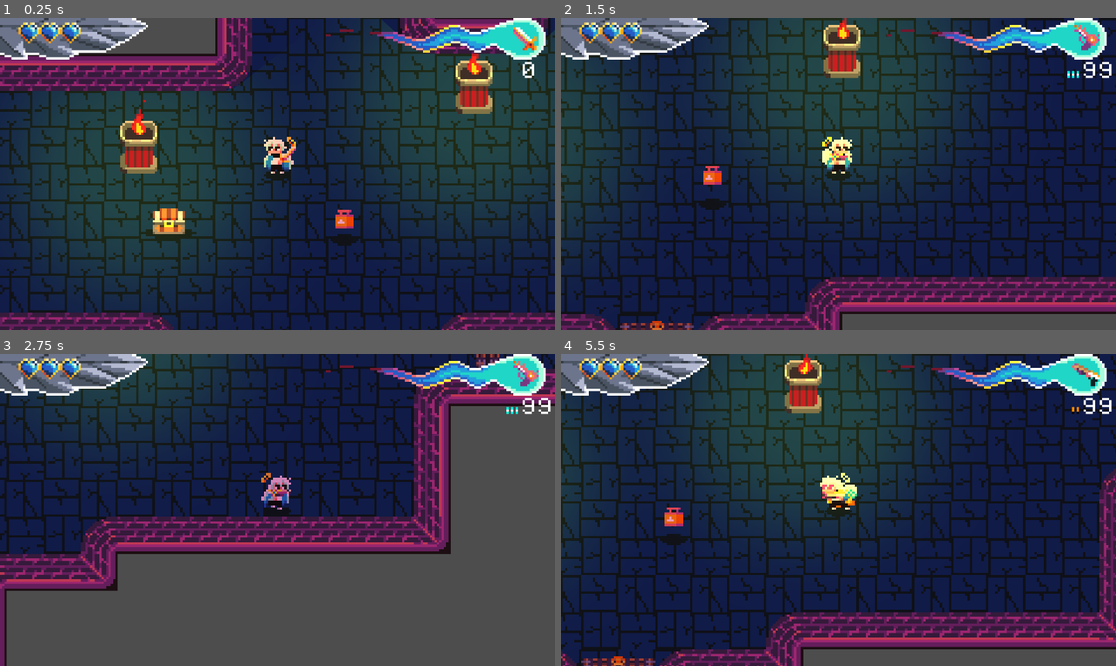
Above: before the commit, frames 1-4 (two rows, left to right).
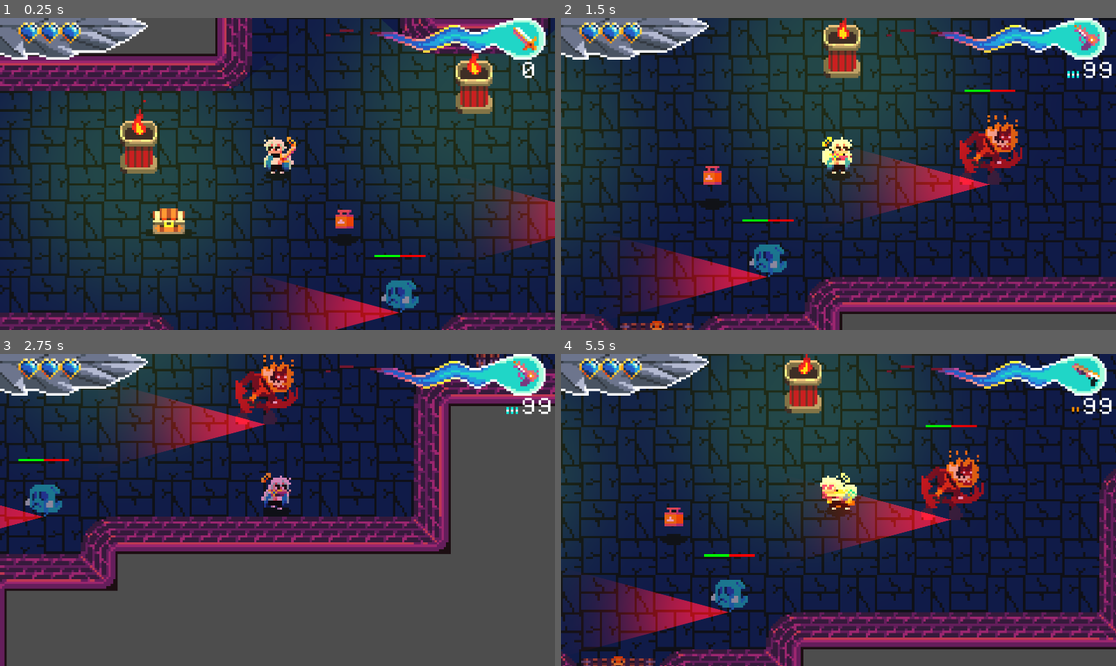
Above: after the commit, the same moments.

Repository: NielsOuvrard/TheShadowOfHeaven
Game: Godot game, scene res://Scenes/gameplay.tscn
Same seed, same stepped clock (60 frames per second), same inputs: the game is played once before the commit and once after it.
Inputs (mouse positions are in pixels of both pictures, inside the frame that each line leads up to):
- Up to frame 1 (0.25 s): no input
- Up to frame 2 (1.5 s): move the mouse to (960, 158) at 0.52 s; hold Right (move_right) 0.53-1.28 s; hold Q (change_weapon) 0.53-1.28 s; move the mouse to (727, 189) at 1.27 s; hold Down (move_down) from 1.28 s (still down); tap Shift (dash) at 1.35 s
- Up to frame 3 (2.75 s): move the mouse to (333, 441) at 2.02 s; release Down (move_down) at 2.03 s; hold Right (move_right) from 2.03 s (still down); hold F (interact) from 2.03 s (still down)
- Up to frame 4 (5.5 s): move the mouse to (810, 572) at 2.77 s; release Right (move_right) at 2.78 s; release F (interact) at 2.78 s; hold Up (move_up) 2.78-3.53 s; tap Space (shoot) at 2.85 s; move the mouse to (1005, 556) at 3.52 s; hold Q (change_weapon) 3.53-4.28 s; hold Left (move_left) 3.53-5.03 s; move the mouse to (672, 463) at 4.27 s; tap Shift (dash) at 4.35 s; move the mouse to (866, 510) at 5.02 s; hold Down (move_down) from 5.03 s (still down); hold F (interact) from 5.03 s (still down)

The runs differ from the first frame. In frame 1, 4.7% of the frame differs, in the area x 48-100%, y 54-100%; in frame 2, 7.1%, in the area x 13-84%, y 22-94%; in frame 3, 4.7%; in frame 4, 6.9%.

Commit message:
begin of deamon and ghost

Diff:
--- /dev/null
+++ b/Scenes/deamon.tscn
@@ -0,0 +1,148 @@
+[gd_scene load_steps=21 format=3 uid="uid://ccr7fpc8pwy60"]
+
+[ext_resource type="PackedScene" uid="uid://ci1y4rydunn2t" path="res://Scenes/enemy_basic.tscn" id="1_cux81"]
+[ext_resource type="Texture2D" uid="uid://pjtbwgyf56mn" path="res://Assets/Characters/Demon.png" id="1_i8b0h"]
+[ext_resource type="Script" path="res://Scripts/Classes/hitbox.gd" id="2_jbbe1"]
+[ext_resource type="Script" path="res://Scripts/Classes/health.gd" id="3_8wklb"]
+
+[sub_resource type="AtlasTexture" id="AtlasTexture_k4na3"]
+atlas = ExtResource("1_i8b0h")
+region = Rect2(0, 32, 32, 32)
+
+[sub_resource type="AtlasTexture" id="AtlasTexture_culdu"]
+atlas = ExtResource("1_i8b0h")
+region = Rect2(32, 32, 32, 32)
+
+[sub_resource type="AtlasTexture" id="AtlasTexture_h0nff"]
+atlas = ExtResource("1_i8b0h")
+region = Rect2(64, 32, 32, 32)
+
+[sub_resource type="AtlasTexture" id="AtlasTexture_3prrl"]
+atlas = ExtResource("1_i8b0h")
+region = Rect2(96, 32, 32, 32)
+
+[sub_resource type="AtlasTexture" id="AtlasTexture_jb6ec"]
+atlas = ExtResource("1_i8b0h")
+region = Rect2(128, 32, 32, 32)
+
+[sub_resource type="AtlasTexture" id="AtlasTexture_7q631"]
+atlas = ExtResource("1_i8b0h")
+region = Rect2(160, 32, 32, 32)
+
+[sub_resource type="AtlasTexture" id="AtlasTexture_kbwxx"]
+atlas = ExtResource("1_i8b0h")
+region = Rect2(0, 64, 32, 32)
+
+[sub_resource type="AtlasTexture" id="AtlasTexture_elby0"]
+atlas = ExtResource("1_i8b0h")
+region = Rect2(32, 64, 32, 32)
+
+[sub_resource type="AtlasTexture" id="AtlasTexture_huplh"]
+atlas = ExtResource("1_i8b0h")
+region = Rect2(64, 64, 32, 32)
+
+[sub_resource type="AtlasTexture" id="AtlasTexture_jwdp8"]
+atlas = ExtResource("1_i8b0h")
+region = Rect2(96, 64, 32, 32)
+
+[sub_resource type="AtlasTexture" id="AtlasTexture_t2f3q"]
+atlas = ExtResource("1_i8b0h")
+region = Rect2(0, 0, 32, 32)
+
+[sub_resource type="AtlasTexture" id="AtlasTexture_px0am"]
+atlas = ExtResource("1_i8b0h")
+region = Rect2(32, 0, 32, 32)
+
+[sub_resource type="AtlasTexture" id="AtlasTexture_ygeec"]
+atlas = ExtResource("1_i8b0h")
+region = Rect2(64, 0, 32, 32)
+
+[sub_resource type="AtlasTexture" id="AtlasTexture_bbmxy"]
+atlas = ExtResource("1_i8b0h")
+region = Rect2(96, 0, 32, 32)
+
+[sub_resource type="SpriteFrames" id="SpriteFrames_f268b"]
+animations = [{
+"frames": [{
+"duration": 1.0,
+"texture": SubResource("AtlasTexture_k4na3")
+}, {
+"duration": 1.0,
+"texture": SubResource("AtlasTexture_culdu")
+}, {
+"duration": 1.0,
+"texture": SubResource("AtlasTexture_h0nff")
+}, {
+"duration": 1.0,
+"texture": SubResource("AtlasTexture_3prrl")
+}, {
+"duration": 1.0,
+"texture": SubResource("AtlasTexture_jb6ec")
+}, {
+"duration": 1.0,
+"texture": SubResource("AtlasTexture_7q631")
+}],
+"loop": true,
+"name": &"attack",
+"speed": 10.0
+}, {
+"frames": [{
+"duration": 1.0,
+"texture": SubResource("AtlasTexture_kbwxx")
+}, {
+"duration": 1.0,
+"texture": SubResource("AtlasTexture_elby0")
+}, {
+"duration": 1.0,
+"texture": SubResource("AtlasTexture_huplh")
+}, {
+"duration": 1.0,
+"texture": SubResource("AtlasTexture_jwdp8")
+}],
+"loop": true,
+"name": &"default",
+"speed": 10.0
+}, {
+"frames": [{
+"duration": 1.0,
+"texture": SubResource("AtlasTexture_t2f3q")
+}, {
+"duration": 1.0,
+"texture": SubResource("AtlasTexture_px0am")
+}, {
+"duration": 1.0,
+"texture": SubResource("AtlasTexture_ygeec")
+}, {
+"duration": 1.0,
+"texture": SubResource("AtlasTexture_bbmxy")
+}],
+"loop": true,
+"name": &"move",
+"speed": 10.0
+}]
+
+[sub_resource type="RectangleShape2D" id="RectangleShape2D_ce0sb"]
+size = Vector2(32, 32)
+
+[node name="Deamon" instance=ExtResource("1_cux81")]
+
+[node name="Mark" parent="." index="0"]
+position = Vector2(0, -44)
+
+[node name="Sprites" type="AnimatedSprite2D" parent="." index="2"]
+position = Vector2(0, -16)
+sprite_frames = SubResource("SpriteFrames_f268b")
+animation = &"attack"
+
+[node name="Hitbox" type="Area2D" parent="." index="3"]
+collision_layer = 4
+collision_mask = 2
+script = ExtResource("2_jbbe1")
+
+[node name="CollisionShape2D" type="CollisionShape2D" parent="Hitbox" index="0"]
+position = Vector2(0, -16)
+shape = SubResource("RectangleShape2D_ce0sb")
+
+[node name="Health" type="Node" parent="." index="4"]
+script = ExtResource("3_8wklb")
+life = 300
--- a/Scenes/sectarian.tscn
+++ b/Scenes/enemy_basic.tscn
@@ -1,18 +1,12 @@
-[gd_scene load_steps=12 format=3 uid="uid://ci1y4rydunn2t"]
+[gd_scene load_steps=8 format=3 uid="uid://ci1y4rydunn2t"]
 
-[ext_resource type="Texture2D" uid="uid://iurnteuwp7yk" path="res://Assets/Characters/Sectario.png" id="1_2lbij"]
-[ext_resource type="Script" path="res://Scripts/sectarian.gd" id="1_oxo2l"]
+[ext_resource type="Script" path="res://Scripts/enemy_basic.gd" id="1_oxo2l"]
 [ext_resource type="Texture2D" uid="uid://cmgydimid2fec" path="res://Assets/shadow_small.png" id="2_jb6il"]
 [ext_resource type="Texture2D" uid="uid://c77fg4lkdytoa" path="res://Assets/Items/small_exclamation_mark.png" id="4_fwcav"]
 [ext_resource type="Texture2D" uid="uid://dtwdluqpoaog6" path="res://Assets/light_30_1.8.1.png" id="4_fy6r3"]
-[ext_resource type="Script" path="res://Scripts/Classes/hitbox.gd" id="5_jjmr2"]
-[ext_resource type="Script" path="res://Scripts/Classes/health.gd" id="6_uwe72"]
 
 [sub_resource type="CircleShape2D" id="CircleShape2D_4000s"]
-radius = 6.66667
-
-[sub_resource type="RectangleShape2D" id="RectangleShape2D_pqco1"]
-size = Vector2(12, 10)
+radius = 9.13998
 
 [sub_resource type="StyleBoxFlat" id="StyleBoxFlat_sss86"]
 bg_color = Color(1, 0, 0, 1)
@@ -20,42 +14,26 @@
 [sub_resource type="StyleBoxFlat" id="StyleBoxFlat_2lhq6"]
 bg_color = Color(0, 100, 0, 1)
 
-[node name="Sectarian" type="CharacterBody2D"]
+[node name="EnemyBasic" type="CharacterBody2D"]
 z_index = 1
 y_sort_enabled = true
 collision_layer = 4
 collision_mask = 53
 script = ExtResource("1_oxo2l")
 
+[node name="Mark" type="Sprite2D" parent="."]
+z_index = 1
+position = Vector2(0, -16)
+texture = ExtResource("4_fwcav")
+
 [node name="ShadowSmall" type="Sprite2D" parent="."]
+visible = false
 z_index = 1
 texture = ExtResource("2_jb6il")
-
-[node name="Sectarian" type="Sprite2D" parent="."]
-z_index = 1
-texture = ExtResource("1_2lbij")
-offset = Vector2(0, -8)
-
-[node name="Mark" type="Sprite2D" parent="."]
-z_index = 1
-position = Vector2(0, -28)
-texture = ExtResource("4_fwcav")
 
 [node name="CollisionShape2D" type="CollisionShape2D" parent="."]
 scale = Vector2(0.9, 0.47)
 shape = SubResource("CircleShape2D_4000s")
-
-[node name="Hitbox" type="Area2D" parent="."]
-collision_layer = 4
-collision_mask = 2
-script = ExtResource("5_jjmr2")
-
-[node name="CollisionShape2D" type="CollisionShape2D" parent="Hitbox"]
-position = Vector2(0, -5)
-shape = SubResource("RectangleShape2D_pqco1")
-
-[node name="Health" type="Node" parent="."]
-script = ExtResource("6_uwe72")
 
 [node name="RayCast2D" type="RayCast2D" parent="."]
 target_position = Vector2(-32, 0)
@@ -71,9 +49,9 @@
 
 [node name="LifeBar" type="ProgressBar" parent="."]
 offset_left = -11.0
-offset_top = -15.0
+offset_top = -9.0
 offset_right = 11.0
-offset_bottom = -14.0
+offset_bottom = -8.0
 theme_override_styles/background = SubResource("StyleBoxFlat_sss86")
 theme_override_styles/fill = SubResource("StyleBoxFlat_2lhq6")
 step = 1.0
@@ -88,8 +66,4 @@
 wait_time = 5.0
 one_shot = true
 
-[connection signal="knockback_emit" from="Hitbox" to="." method="_on_hitbox_knockback_emit"]
-[connection signal="die" from="Health" to="." method="_on_health_die"]
-[connection signal="life_change" from="Health" to="." method="_on_health_life_change"]
-[connection signal="life_ready" from="Health" to="." method="_on_health_life_ready"]
 [connection signal="timeout" from="ResearchCoolDown" to="." method="_on_research_cool_down_timeout"]
--- /dev/null
+++ b/Scenes/ghost.tscn
@@ -0,0 +1,77 @@
+[gd_scene load_steps=13 format=3 uid="uid://cmfinma8lhai7"]
+
+[ext_resource type="PackedScene" uid="uid://ci1y4rydunn2t" path="res://Scenes/enemy_basic.tscn" id="1_yqn6d"]
+[ext_resource type="Texture2D" uid="uid://pjtbwgyf56mn" path="res://Assets/Characters/Demon.png" id="3_4pypu"]
+[ext_resource type="Script" path="res://Scripts/Classes/hitbox.gd" id="4_txeha"]
+[ext_resource type="Script" path="res://Scripts/Classes/health.gd" id="5_vrakb"]
+
+[sub_resource type="AtlasTexture" id="AtlasTexture_ojo1l"]
+atlas = ExtResource("3_4pypu")
+region = Rect2(0, 96, 16, 16)
+
+[sub_resource type="AtlasTexture" id="AtlasTexture_hiag3"]
+atlas = ExtResource("3_4pypu")
+region = Rect2(32, 96, 16, 16)
+
+[sub_resource type="AtlasTexture" id="AtlasTexture_fivyy"]
+atlas = ExtResource("3_4pypu")
+region = Rect2(64, 96, 16, 16)
+
+[sub_resource type="AtlasTexture" id="AtlasTexture_qxsfe"]
+atlas = ExtResource("3_4pypu")
+region = Rect2(96, 96, 16, 16)
+
+[sub_resource type="AtlasTexture" id="AtlasTexture_um25w"]
+atlas = ExtResource("3_4pypu")
+region = Rect2(128, 96, 16, 16)
+
+[sub_resource type="AtlasTexture" id="AtlasTexture_x2ir7"]
+atlas = ExtResource("3_4pypu")
+region = Rect2(160, 96, 16, 16)
+
+[sub_resource type="SpriteFrames" id="SpriteFrames_vifcd"]
+animations = [{
+"frames": [{
+"duration": 1.0,
+"texture": SubResource("AtlasTexture_ojo1l")
+}, {
+"duration": 1.0,
+"texture": SubResource("AtlasTexture_hiag3")
+}, {
+"duration": 1.0,
+"texture": SubResource("AtlasTexture_fivyy")
+}, {
+"duration": 1.0,
+"texture": SubResource("AtlasTexture_qxsfe")
+}, {
+"duration": 1.0,
+"texture": SubResource("AtlasTexture_um25w")
+}, {
+"duration": 1.0,
+"texture": SubResource("AtlasTexture_x2ir7")
+}],
+"loop": true,
+"name": &"default",
+"speed": 10.0
+}]
+
+[sub_resource type="RectangleShape2D" id="RectangleShape2D_y2tga"]
+size = Vector2(16, 16)
+
+[node name="Ghost" instance=ExtResource("1_yqn6d")]
+
+[node name="Sprites" type="AnimatedSprite2D" parent="." index="2"]
+position = Vector2(0, -8)
+sprite_frames = SubResource("SpriteFrames_vifcd")
+
+[node name="Hitbox" type="Area2D" parent="." index="3"]
+collision_layer = 4
+collision_mask = 2
+script = ExtResource("4_txeha")
+
+[node name="CollisionShape2D" type="CollisionShape2D" parent="Hitbox" index="0"]
+position = Vector2(0, -8)
+shape = SubResource("RectangleShape2D_y2tga")
+
+[node name="Health" type="Node" parent="." index="4"]
+script = ExtResource("5_vrakb")
--- a/Scenes/greed.tscn
+++ b/Scenes/greed.tscn
@@ -3,18 +3,13 @@
 [ext_resource type="TileSet" uid="uid://dm8na3erkiu3q" path="res://TileSet/greed.tres" id="1_coy4n"]
 [ext_resource type="PackedScene" uid="uid://domryt018ofom" path="res://Scenes/weapon.tscn" id="3_1socm"]
 [ext_resource type="PackedScene" uid="uid://cy2atdt0bqntm" path="res://Scenes/torch.tscn" id="3_dyfy7"]
-[ext_resource type="PackedScene" uid="uid://ci1y4rydunn2t" path="res://Scenes/sectarian.tscn" id="3_oa1ul"]
 [ext_resource type="PackedScene" uid="uid://b0ckibqpi4lpm" path="res://Scenes/chest.tscn" id="4_kgcaa"]
 [ext_resource type="PackedScene" uid="uid://bcbtjhffrph75" path="res://Scenes/item.tscn" id="5_43vmu"]
 [ext_resource type="PackedScene" uid="uid://dacosqfur2u5l" path="res://Scenes/spikes.tscn" id="5_nt1hc"]
 [ext_resource type="PackedScene" uid="uid://edx4h5swy4gu" path="res://Scenes/door.tscn" id="6_6swl3"]
 [ext_resource type="PackedScene" uid="uid://0y06vbi8ods3" path="res://Scenes/player.tscn" id="7_f7bvl"]
-
-[sub_resource type="Curve2D" id="Curve2D_ddimt"]
-_data = {
-"points": PackedVector2Array(-6.11244, 22.1859, 6.11244, -22.1859, 494, 15, -17.2054, -6.7916, 17.2054, 6.7916, 565, 1, -2.49026, -18.1109, 2.49026, 18.1109, 567, 53, 23.5442, -4.75412, -23.5442, 4.75412, 543, 73, 7.80338, 12.9159, -7.80338, -12.9159, 477, 54, 0, 0, 0, 0, 494, 15)
-}
-point_count = 6
+[ext_resource type="PackedScene" uid="uid://ccr7fpc8pwy60" path="res://Scenes/deamon.tscn" id="9_wmq0k"]
+[ext_resource type="PackedScene" uid="uid://cmfinma8lhai7" path="res://Scenes/ghost.tscn" id="10_jlttf"]
 
 [node name="Greed" type="Node2D"]
 y_sort_enabled = true
@@ -125,31 +120,6 @@
 [node name="Spikes4" parent="TerrainElements" instance=ExtResource("5_nt1hc")]
 position = Vector2(336, -40)
 
-[node name="Sectarians" type="Node2D" parent="."]
-y_sort_enabled = true
-
-[node name="Path2D" type="Path2D" parent="Sectarians"]
-curve = SubResource("Curve2D_ddimt")
-
-[node name="PathFollow2D" type="PathFollow2D" parent="Sectarians/Path2D"]
-position = Vector2(494, 15)
-rotation = -1.30196
-
-[node name="Sectarian2" parent="Sectarians" instance=ExtResource("3_oa1ul")]
-position = Vector2(151, 296)
-
-[node name="Sectarian3" parent="Sectarians" instance=ExtResource("3_oa1ul")]
-position = Vector2(-70, 364)
-linear_movement = Vector2(1, 0)
-
-[node name="Sectarian4" parent="Sectarians" instance=ExtResource("3_oa1ul")]
-position = Vector2(372.9, 298.491)
-linear_movement = Vector2(1, 1)
-
-[node name="Sectarian5" parent="Sectarians" node_paths=PackedStringArray("followed_path") instance=ExtResource("3_oa1ul")]
-position = Vector2(523, -21)
-followed_path = NodePath("../Path2D/PathFollow2D")
-
 [node name="Items" type="Node2D" parent="."]
 y_sort_enabled = true
 
@@ -221,3 +191,9 @@
 position = Vector2(-2.08165e-12, -2.08165e-12)
 zoom = Vector2(8, 8)
 position_smoothing_speed = 15.0
+
+[node name="Deamon" parent="." instance=ExtResource("9_wmq0k")]
+position = Vector2(184, 0)
+
+[node name="Ghost" parent="." instance=ExtResource("10_jlttf")]
+position = Vector2(88, 40)
--- a/Scripts/sectarian.gd
+++ b/Scripts/enemy_basic.gd
@@ -1,4 +1,11 @@
-## Behavior of sectarian enemies.
+## General behavior of enemies.
+## Used for all kind of enemies, boss not inclued
+##
+## It should not be used directly, but as a base for other enemies
+## All children should have:
+## - a AnimatedSprite2D named "Stprites"
+## - a Hitbox named "Hitbox"
+## - a Health named "Health"
 ##
 ## Author: Sol Rojo[br]Date: 24-09-2024
 ##
@@ -9,6 +16,11 @@
 @onready var ray_cast: RayCast2D = $RayCast2D
 @onready var shot_cooldown: Timer = $ShotCooldown
 @onready var research_cool_down: Timer = $ResearchCoolDown
+
+# children nodes
+@onready var sprites: AnimatedSprite2D = $Sprites
+@onready var hitbox: Hitbox = $Hitbox
+@onready var health: Health = $Health
 
 @export var linear_movement := Vector2.ZERO:
 	set(v):
@@ -71,6 +83,7 @@
 		ray_cast.target_position = sect_look_at * distance_vision
 		$PointLight2D.rotation = sect_look_at.angle() + PI
 
+# TODO linked to the animated script
 
 # TODO if player very close, he will attack
 # TODO if he gets attacking, he send a signal to clsest enemy to attack the player
@@ -86,13 +99,17 @@
 		state = State.WALKING
 		if linear_movement:
 			sect_look_at = linear_movement.normalized()
-			$Sectarian.flip_h = sect_look_at.x > 0
+			sprites.flip_h = sect_look_at.x > 0
 		elif followed_path:
 			followed_path.progress_ratio = offset_followed_path
 			position = followed_path.position
 			sect_look_at = followed_path.position - position
 	else:
 		state = State.NOTHING
+
+	$LifeBar.position.y -= sprites.sprite_frames.get_frame_texture("default", 0).get_size().y
+	mark_sprite.position.y = -sprites.sprite_frames.get_frame_texture("default", 0).get_size().y\
+							-(mark_sprite.texture.get_size().y * 0.8)
 
 	mark_sprite.visible = false
 	ready_finished = true
@@ -123,7 +140,7 @@
 
 	var new_direction = (objective_position - position).normalized()
 	sect_look_at = new_direction
-	$Sectarian.flip_h = sect_look_at.x > 0
+	sprites.flip_h = sect_look_at.x > 0
 
 	# walk only if he is not rotating
 	if sect_look_at == new_direction or (followed_path and state == State.WALKING):
Binary file added: Assets/Characters/Demon.png
Not shown, added: Assets/Characters/Demon.png.import
